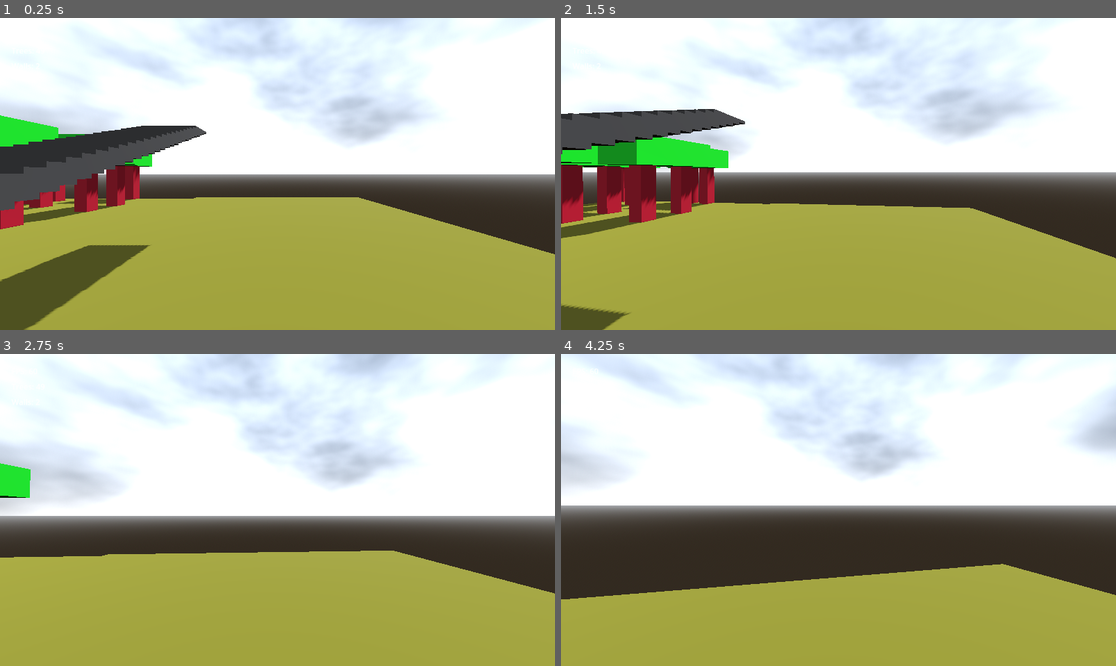
Above: before the commit, frames 1-4 (two rows, left to right).
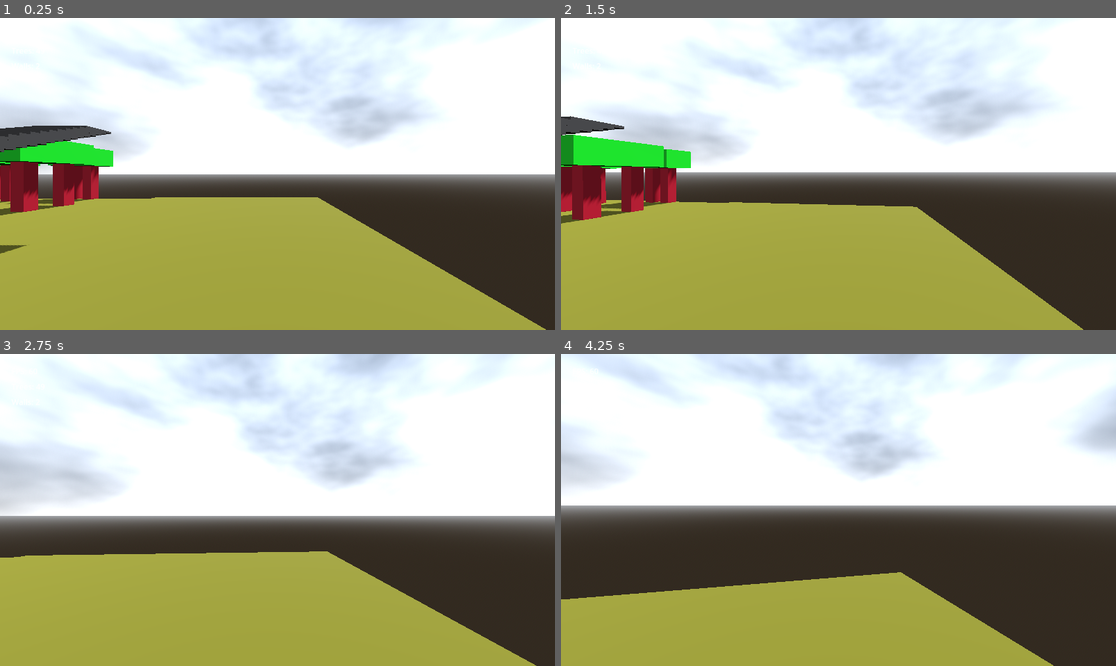
Above: after the commit, the same moments.

Repository: imekon/fps4
Game: Godot game, scene res://scenes/main.tscn
Same seed, same stepped clock (60 frames per second), same inputs: the game is played once before the commit and once after it.
Inputs (mouse positions are in pixels of both pictures, inside the frame that each line leads up to):
- Up to frame 1 (0.25 s): no input
- Up to frame 2 (1.5 s): move the mouse to (866, 174) at 0.52 s; hold Up (forward) from 0.53 s (still down); tap Space (jump) at 0.77 s; move the mouse to (810, 174) at 1.27 s
- Up to frame 3 (2.75 s): keep holding Up (forward); tap Space (jump) at 1.52 s; move the mouse to (288, 503) at 2.02 s
- Up to frame 4 (4.25 s): keep holding Up (forward); move the mouse to (832, 516) at 2.77 s; tap Space (jump) at 3.02, 3.77 s; move the mouse to (877, 513) at 3.52 s

The runs differ from the first frame. In frame 1, 17% of the frame differs, in the area x 0-100%, y 31-100%; in frame 2, 14%; in frame 3, 6.8%; in frame 4, 7.3%.

Commit message:
stairs again

Diff:
--- a/scenes/staircase_step.tscn
+++ b/scenes/staircase_step.tscn
@@ -1,9 +1,12 @@
-[gd_scene load_steps=2 format=3 uid="uid://bw1vgtpljpmmh"]
+[gd_scene load_steps=3 format=3 uid="uid://bw1vgtpljpmmh"]
+
+[ext_resource type="Script" path="res://scripts/staircase_step.gd" id="1_8vm7t"]
 
 [sub_resource type="StandardMaterial3D" id="StandardMaterial3D_0url1"]
 albedo_color = Color(0.233361, 0.233351, 0.239386, 1)
 
 [node name="step" type="Node3D"]
+script = ExtResource("1_8vm7t")
 
 [node name="CSGBox3D" type="CSGBox3D" parent="."]
 use_collision = true
--- a/scripts/globals.gd
+++ b/scripts/globals.gd
@@ -7,3 +7,8 @@
 
 const TREES = 16
 const WOODS = 32
+
+const STAIR_WIDTH = 2.5
+const STAIR_DEPTH = 1.4
+const STAIR_HEIGHT = 0.1
+const STAIR_OFFSET = 0.3
--- a/scripts/main.gd
+++ b/scripts/main.gd
@@ -11,6 +11,7 @@
 
 	Input.set_mouse_mode(Input.MOUSE_MODE_CAPTURED)
 
+	player.position.x = 5
 	player.position.z = -5
 
 	var floor = preload("res://scenes/empty_floor.tscn")
@@ -56,6 +57,13 @@
 	inst.position.y = -0.4
 	stage.add_child(inst)
 
+	inst = staircase.instantiate()
+	inst.position.x = 5
+	inst.position.y = 5 - 0.4
+	inst.position.z = -5
+	inst.rotate_y(deg_to_rad(90))
+	stage.add_child(inst)
+
 func _process(_delta: float) -> void:
 	fps.text = "FPS: " + str(Engine.get_frames_per_second())
 	trees.text = "Trees: " + str(get_tree().get_node_count_in_group("tree"))
--- a/scripts/staircase.gd
+++ b/scripts/staircase.gd
@@ -8,6 +8,6 @@
 
 	for n in 50:
 		inst = step.instantiate()
-		inst.position.z = inst.position.z - 0.3 - n * 0.3
-		inst.position.y = inst.position.y + 0.1 * n + 0.1
+		inst.position.z = inst.position.z - (1 + n) * Globals.STAIR_OFFSET
+		inst.position.y = inst.position.y + Globals.STAIR_HEIGHT * (n + 1)
 		add_child(inst)
--- /dev/null
+++ b/scripts/staircase_step.gd
@@ -0,0 +1,8 @@
+extends Node3D
+
+@onready var box = $CSGBox3D
+
+func _ready():
+	box.size.x = Globals.STAIR_WIDTH
+	box.size.y = Globals.STAIR_HEIGHT
+	box.size.z = Globals.STAIR_DEPTH
